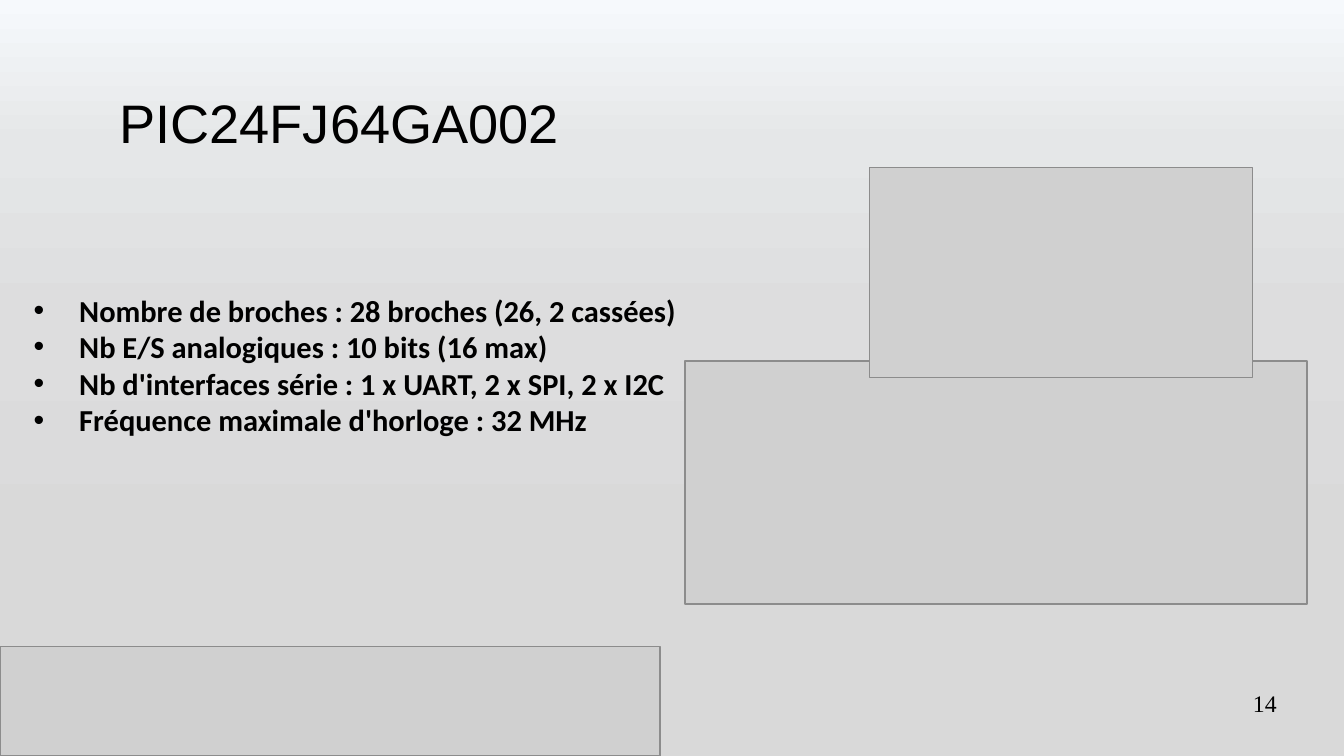
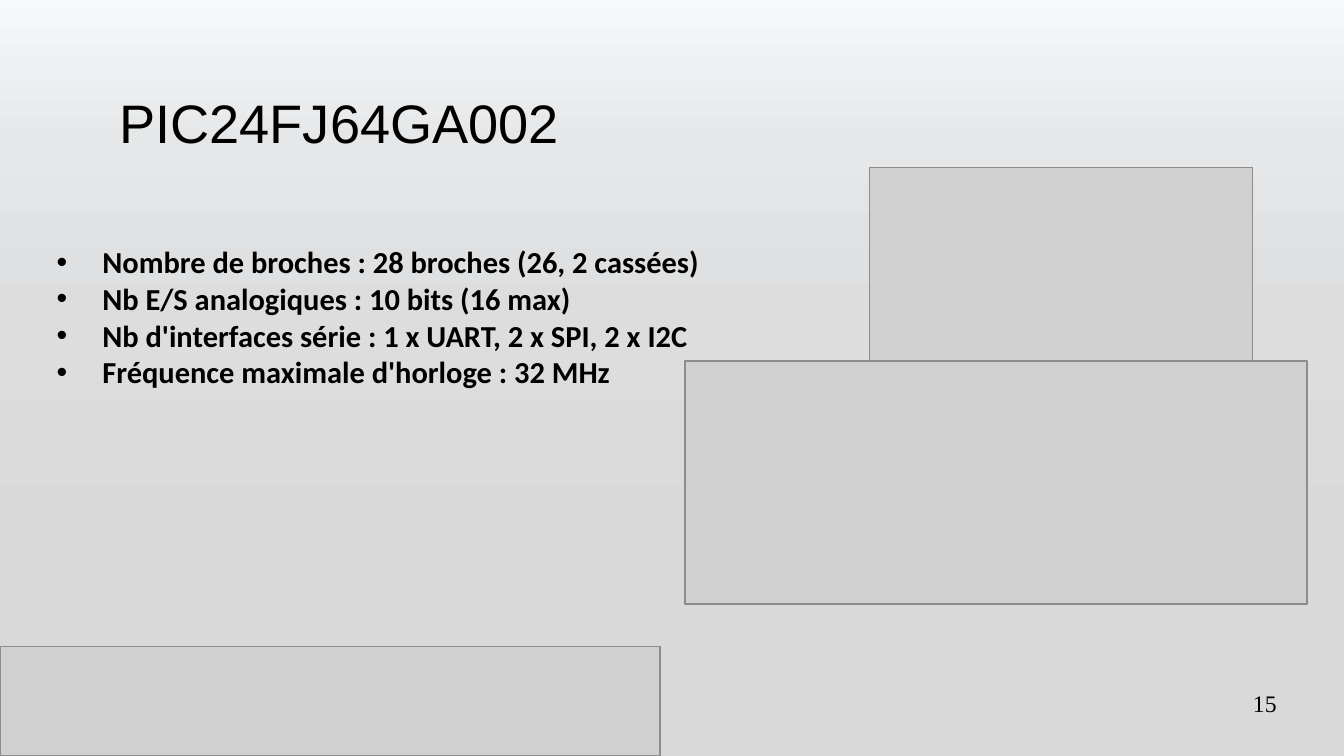
Before and after one commit to romain327/machine-turing, a slide deck: slide 15 of presentation/Presentation Machine de Turing.pptx (slide 14 before the commit). Drawn at 1344x756 pixels with LibreOffice and Linux fonts; fonts in the diff are those of the drawing; grey boxes stand for pictures. Boxes give left, top, right and bottom in pixels: in the first picture for what was removed or moved away, otherwise in the second. Text is boxed around its words. In the diff, an @@ line names an element or a change of style, - is before the commit and + after.

```diff
--- a/presentation/Presentation Machine de Turing.pptx
+++ b/presentation/Presentation Machine de Turing.pptx
@@ text "Nombre de broches : 28 ...": place and size @@
-text "Nombre de broches : 28 ..." at (79, 299, 675, 436)
+text "Nombre de broches : 28 ..." at (102, 250, 698, 388)
@@ page number at (1253, 696, 1277, 713): text changed @@
-14
+15
```
Also in this commit, not shown: 12 other slides changed, 6 slides added, 1 slide removed, 12 other files.
